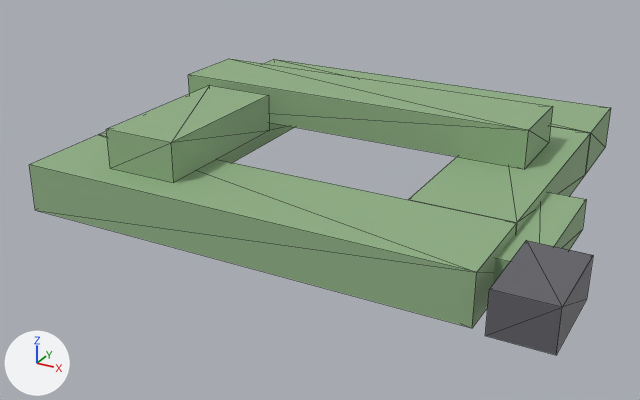
Before and after pictures for a commit that changed the glTF model public/models/furniture/extension-cord.gltf.
The view is the same before and after, from a 50 mm lens placed at (0.0168, -0.0328, 0.015), pointed at (0.0, -0.0023, -0.0003). The axes (+X, +Y, +Z) are drawn at lower left. The lights are the same throughout. The older version comes first. Mesh edges are drawn as thin lines. Where no turn or scale is listed for an object, it has been applied to the vertices. Vertices at exactly the same position are counted once.

Names of what the first picture shows: 'Plug', 'RingE', 'RingN', 'RingS', 'RingW', 'Tail', 'WrapA', 'WrapB'.
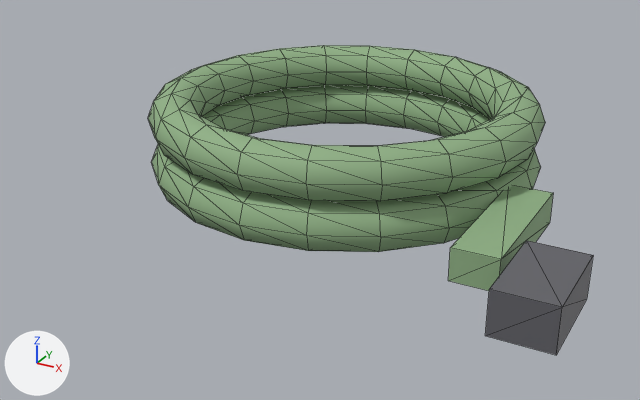
The change, as a list of edits to the scene's bpy script:
```text
Change me_tail:
    used by ob_tail; location = (0.0, 0.0, 0.0)
    remove me_tail.from_pydata(...)  # 8 vertices, 12 faces; spans x 0.00906..0.01081, y -0.0075..-0.00125, z 0.00038..0.00163
    add me_tail.from_pydata(...)  # 8 vertices, 12 faces; spans x 0.00781..0.00956, y -0.0075..-0.00125, z 0.00038..0.00163
    me_tail part 1: the whole mesh is moved by (-0.00125, 0.0, 0.0)
Add me_coilb:
    me_coilb.from_pydata(...)  # 168 vertices, 320 faces; spans x -0.0084..0.0084, y -0.0084..0.0084, z 0.002..0.0041
    me_coilb.materials.append(mat_cord_green)  # greyish green #90b185
Add me_coila:
    me_coila.from_pydata(...)  # 168 vertices, 320 faces; spans x -0.0084..0.0084, y -0.0084..0.0084, z 0.0..0.0021
    me_coila.materials.append(mat_cord_green)  # greyish green #90b185
Remove ob_ringn:
    ob_ringn = bpy.data.objects.new('RingN', me_ringn)
    ob_ringn.location = (0.0, 0.0, 0.0)
Remove ob_rings:
    ob_rings = bpy.data.objects.new('RingS', me_rings)
    ob_rings.location = (0.0, 0.0, 0.0)
Remove ob_ringw:
    ob_ringw = bpy.data.objects.new('RingW', me_ringw)
    ob_ringw.location = (0.0, 0.0, 0.0)
Remove ob_ringe:
    ob_ringe = bpy.data.objects.new('RingE', me_ringe)
    ob_ringe.location = (0.0, 0.0, 0.0)
Remove ob_wrapa:
    ob_wrapa = bpy.data.objects.new('WrapA', me_wrapa)
    ob_wrapa.location = (0.0, 0.0, 0.0)
Remove ob_wrapb:
    ob_wrapb = bpy.data.objects.new('WrapB', me_wrapb)
    ob_wrapb.location = (0.0, 0.0, 0.0)
Add ob_coilb:
    ob_coilb = bpy.data.objects.new('CoilB', me_coilb)
    ob_coilb.location = (0.0, 0.0, 0.0)
Add ob_coila:
    ob_coila = bpy.data.objects.new('CoilA', me_coila)
    ob_coila.location = (0.0, 0.0, 0.0)
```

Location of each change, [x1, y1, x2, y2] in pixels of the pictures (640 x 400 px):
'RingS', deleted
    before: [29, 135, 517, 328]
'CoilB', added
    after: [148, 45, 545, 201]
'CoilA', added
    after: [151, 86, 541, 252]
'WrapA', deleted
    before: [188, 59, 553, 169]
'WrapB', deleted
    before: [106, 85, 269, 183]
'RingE', deleted
    before: [408, 126, 590, 232]
'Tail', moved
    before: [493, 192, 586, 284]
    after: [448, 185, 553, 291]
'RingN', deleted
    before: [264, 59, 611, 174]
'RingW', deleted
    before: [99, 123, 295, 163]
